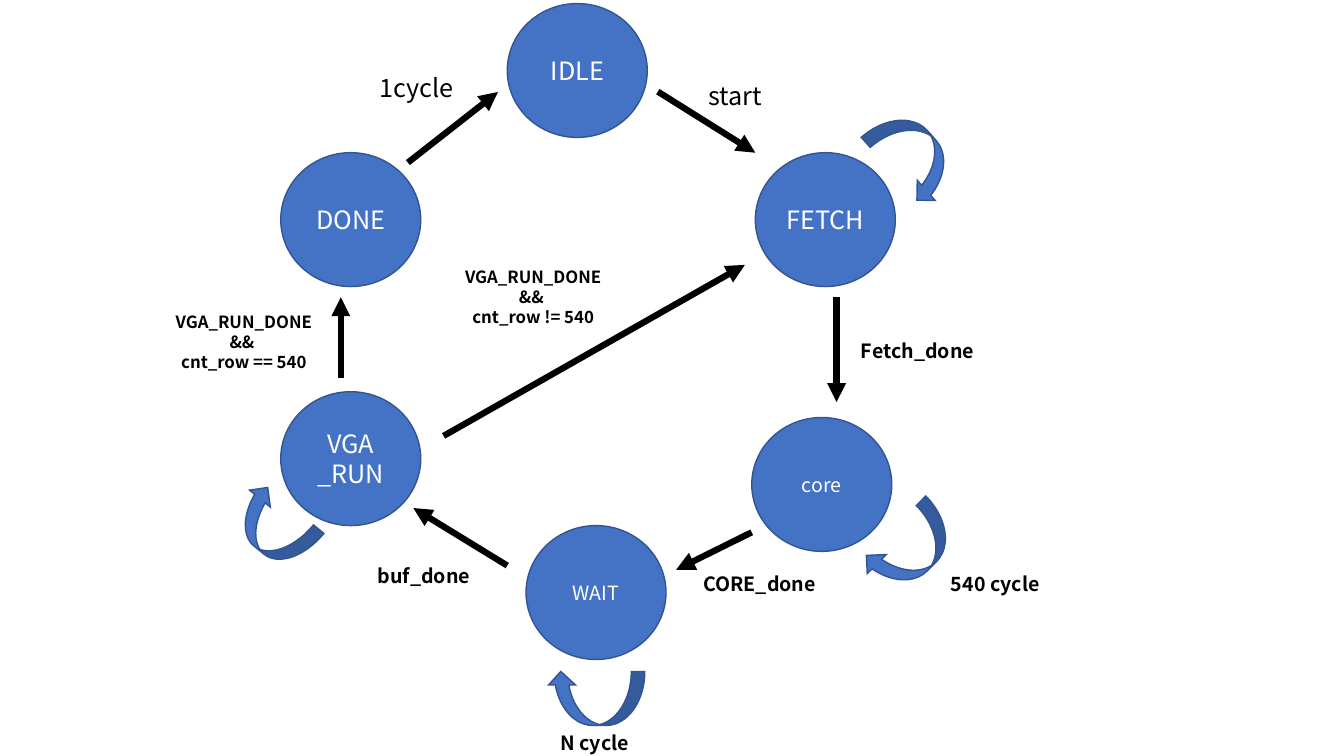
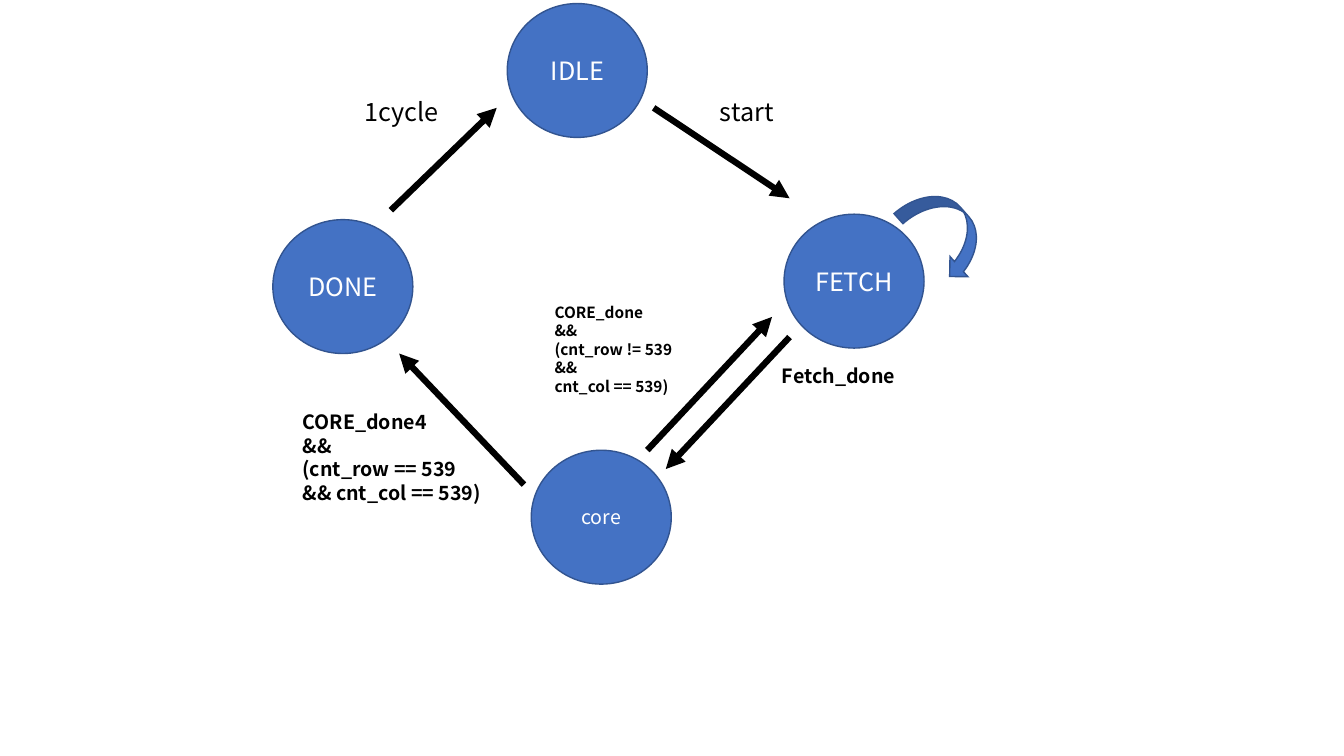
Before and after one commit to YongCastle/ICE2005_42, a slide deck: slide 9 of Plan.pptx (slide 10 before the commit). Drawn at 1344x756 pixels with LibreOffice and Linux fonts; fonts in the diff are those of the drawing. Boxes give left, top, right and bottom in pixels: in the first picture for what was removed or moved away, otherwise in the second. Text is boxed around its words. In the diff, an @@ line names an element or a change of style, - is before the commit and + after.

```diff
--- a/Plan.pptx
+++ b/Plan.pptx
@@ text "1cycle": place and size @@
-text "1cycle" at [379,77,453,103]
+text "1cycle" at [365,101,439,127]
@@ arrow moved from (408, 162) - (498, 92) to (391, 211) - (497, 108) @@
@@ arrow moved from (658, 92) - (755, 153) to (653, 108) - (789, 199) @@
@@ text "start": place and size @@
-text "start" at [708,87,762,106]
+text "start" at [720,103,774,122]
@@ curved down arrow: place and size @@
-curved down arrow at [861,102,967,211]
+curved down arrow at [894,178,1000,288]
@@ ellipse "DONE": place and size @@
-ellipse "DONE" at [281,153,421,287]
+ellipse "DONE" at [273,220,413,354]
@@ ellipse "FETCH": place and size @@
-ellipse "FETCH" at [755,153,895,287]
+ellipse "FETCH" at [784,215,925,349]
@@ arrow removed from (341, 378) to (341, 297) @@
@@ text removed at [465,270,601,326] @@
-VGA_RUN_DONE
-&&
-cnt_row != 540
@@ text "CORE_done": place and size @@
-text "CORE_done" at [703,575,816,594]
+text "CORE_done" at [555,305,672,395]
@@ text removed at [176,315,312,371] @@
-VGA_RUN_DONE
-&&
-cnt_row == 540
@@ text at [555,305,644,321]: size 14 to 11 pt in "CORE_done" @@
@@ arrow moved from (752, 532) - (677, 570) to (647, 451) - (772, 317) @@
@@ arrow moved from (444, 436) - (745, 265) to (524, 485) - (399, 354) @@
@@ text at [555,342,672,395]: paragraphs added @@
+&&
+(cnt_row != 539
+&&
+cnt_col == 539)
@@ arrow moved from (837, 297) - (837, 402) to (789, 337) - (666, 469) @@
@@ text "Fetch_done": place and size @@
-text "Fetch_done" at [861,342,974,361]
+text "Fetch_done" at [782,367,895,386]
@@ ellipse removed at [281,392,421,526] @@
-VGA
-_RUN
@@ text added at [303,413,481,504], 14 pt, text #000000, bold @@
+CORE_done4
+&&
+(cnt_row == 539
+&& cnt_col == 539)
@@ curved down arrow removed at [223,479,324,575] @@
@@ ellipse "core": place and size @@
-ellipse "core" at [752,417,892,552]
+ellipse "core" at [531,451,671,585]
@@ arrow removed from (507, 566) to (413, 508) @@
@@ curved down arrow removed at [857,496,965,603] @@
@@ ellipse removed at [526,525,666,659] @@
-WAIT
@@ text removed at [378,567,471,586] @@
-buf_done
@@ text removed at [951,575,1039,596] @@
-540 cycle
@@ curved down arrow removed at [547,671,645,726] @@
@@ text removed at [560,734,628,755] @@
-N cycle
```
Also in this commit, not shown: 1 other slide changed, 9 other files.
